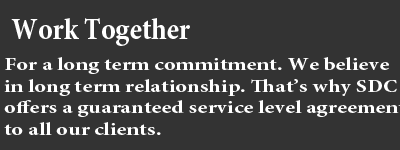
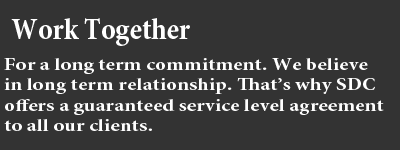
Two versions of the same layered image (400 × 150). Layer-by-layer changes:
painted on "For a long term commitment. We believe in long term relationsh" over [4, 57, 400, 135]
